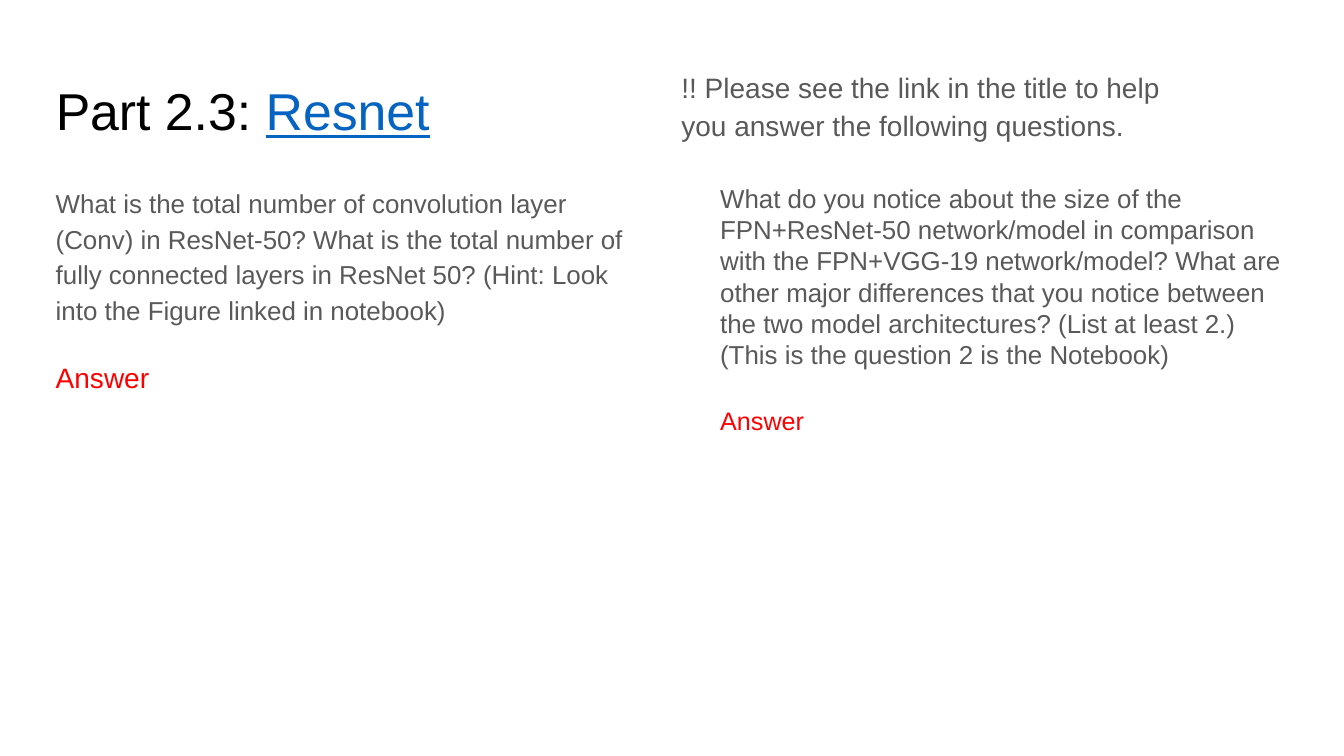
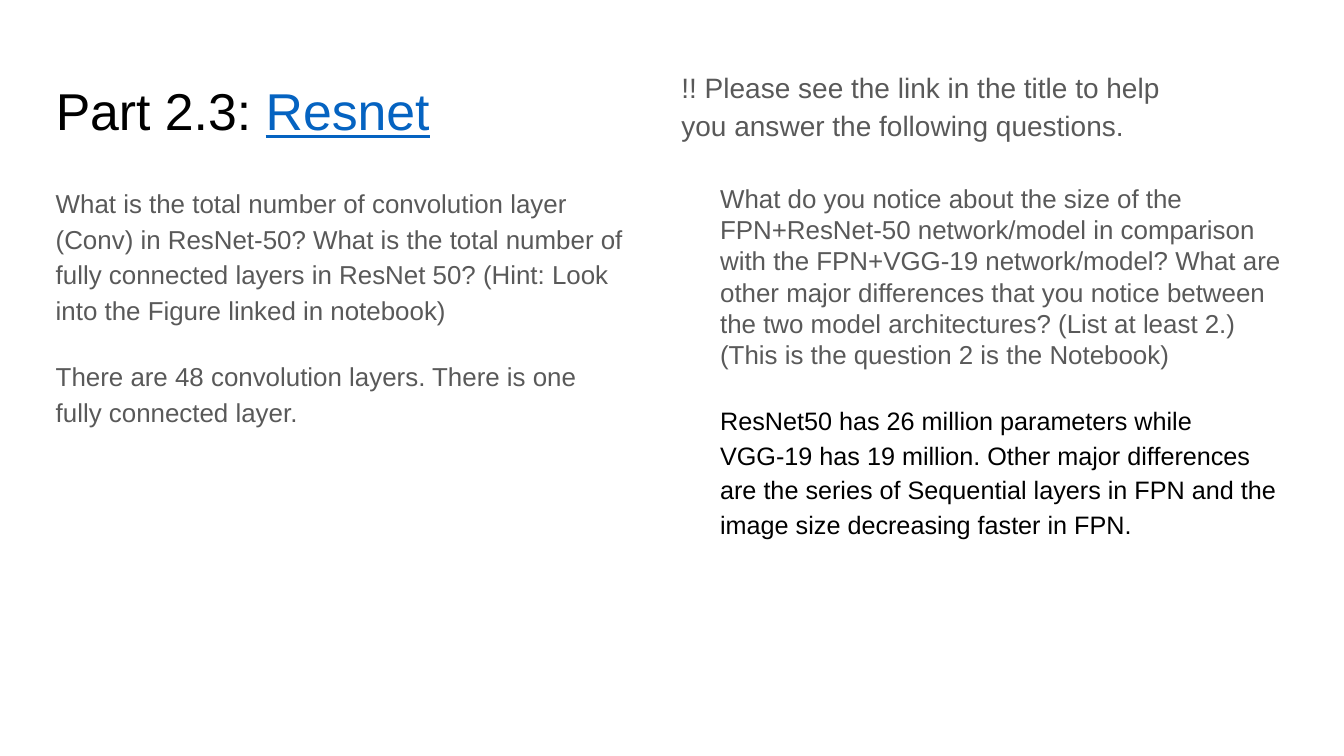
Before and after one commit to AaronLopes/vision-projs, a slide deck: slide 9 of proj2_release/proj2_template.pptx. Drawn at 1344x756 pixels with LibreOffice and Linux fonts; fonts in the diff are those of the drawing. Boxes give left, top, right and bottom in pixels: in the first picture for what was removed or moved away, otherwise in the second. Text is boxed around its words. In the diff, an @@ line names an element or a change of style, - is before the commit and + after.

```diff
--- a/proj2_release/proj2_template.pptx
+++ b/proj2_release/proj2_template.pptx
@@ text at (x1=56, y1=367, x2=576, y2=428): text changed; size 20 to 18.5 pt; text colour #FF0000 to #595959 @@
-Answer
+There are 48 convolution layers. There is one fully connected layer.
@@ text at (x1=720, y1=411, x2=1276, y2=540): text changed; text colour #FF0000 to #000000 @@
-Answer
+ResNet50 has 26 million parameters while VGG-19 has 19 million. Other major differences are the series of Sequential layers in FPN and the image size decreasing faster in FPN.
```
Also in this commit, not shown: 8 other slides changed, 46 other files.
